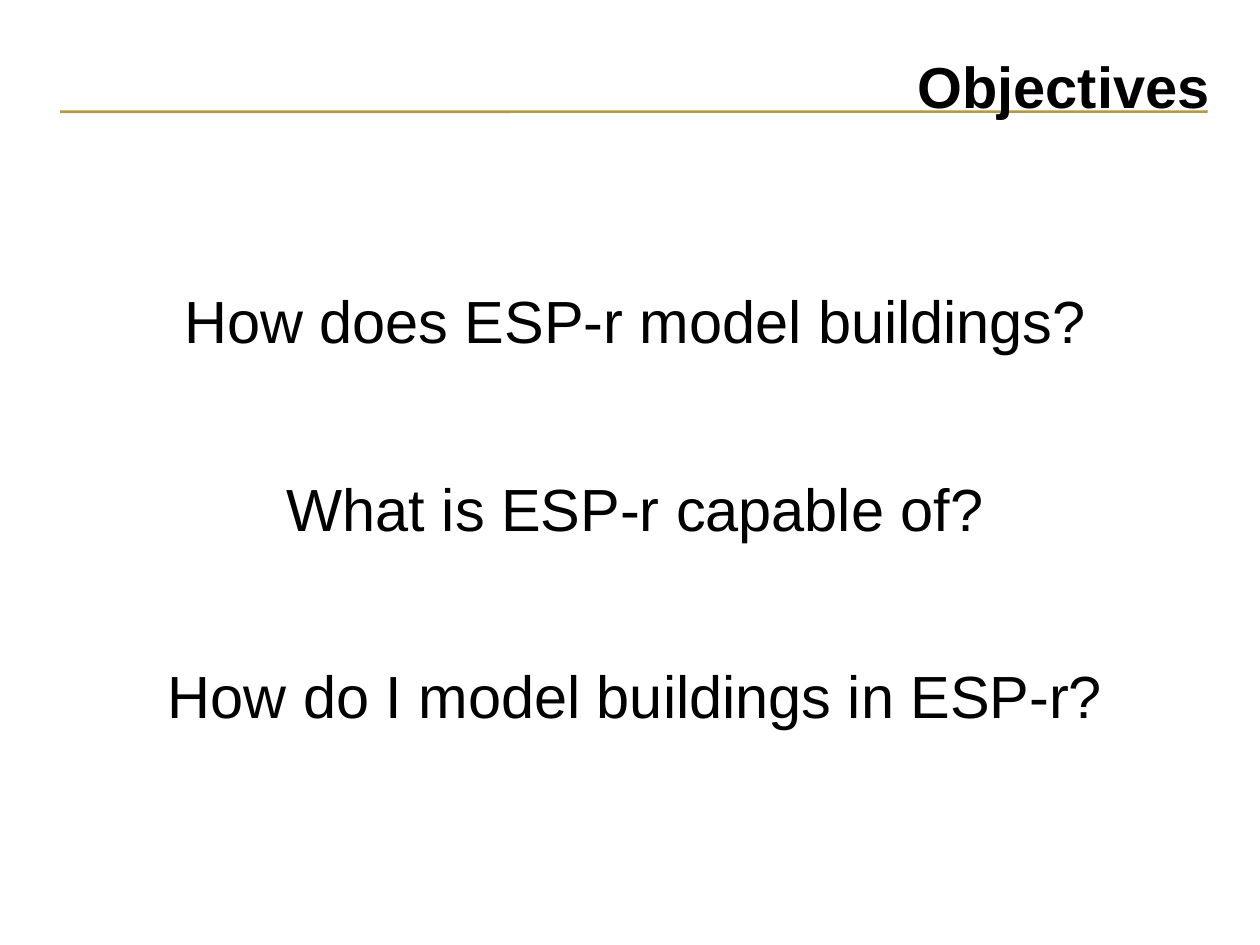
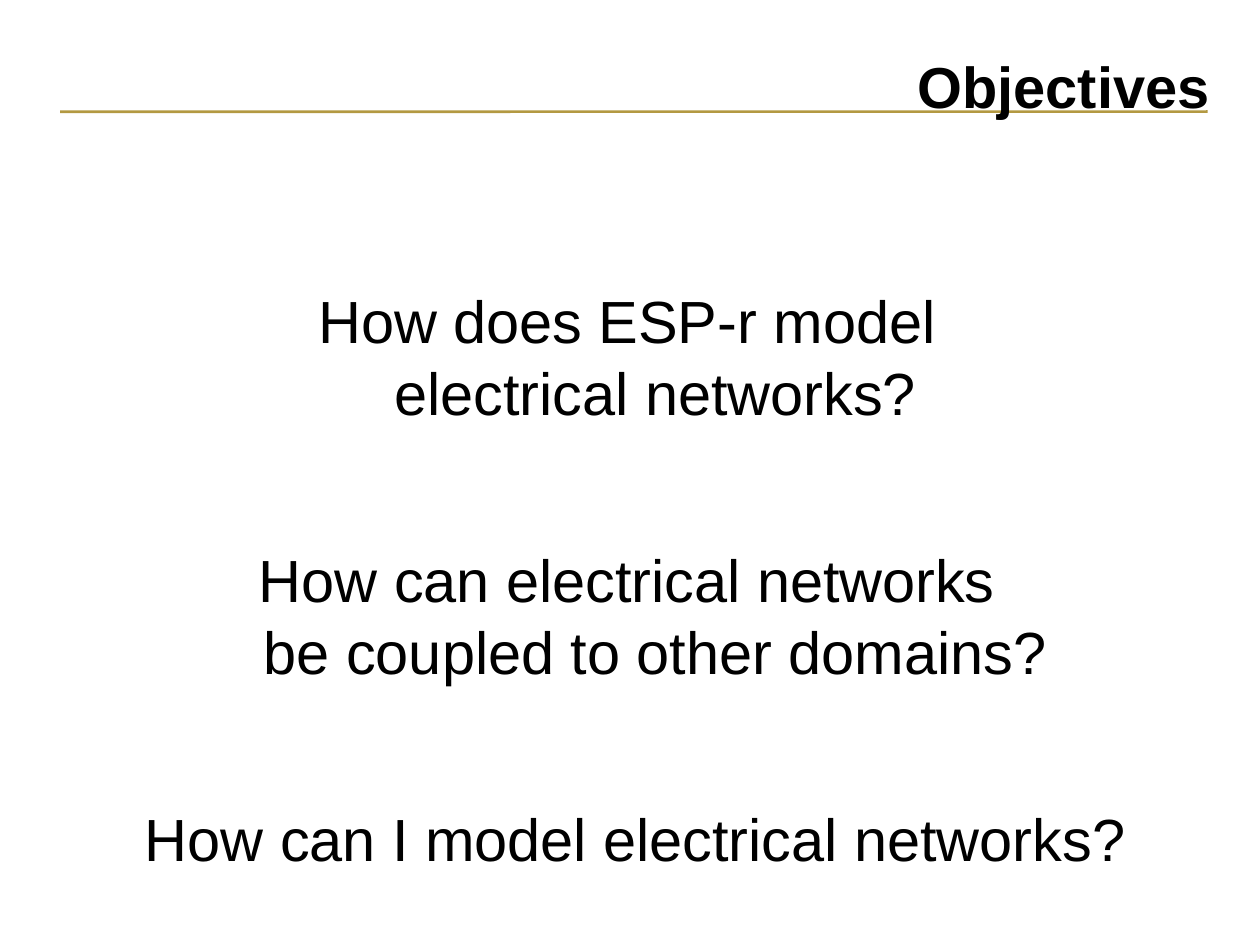
Before and after one commit to ESP-rCommunity/ESPrExtras, a slide deck: slide 2 of training/NRCan_course_materials/elec_network/electric_network.ppt. Drawn at 1260x945 pixels with LibreOffice and Linux fonts; fonts in the diff are those of the drawing. Boxes give left, top, right and bottom in pixels: in the first picture for what was removed or moved away, otherwise in the second. Text is boxed around its words. In the diff, an @@ line names an element or a change of style, - is before the commit and + after.

Commit message:
Updated presentation.

```diff
--- a/training/NRCan_course_materials/elec_network/electric_network.ppt
+++ b/training/NRCan_course_materials/elec_network/electric_network.ppt
@@ text at box(145, 300, 1125, 862): text changed @@
-How does ESP-r model buildings?
-What is ESP-r capable of?
-How do I model buildings in ESP-r?
+How does ESP-r model
+electrical networks?
+How can electrical networks
+be coupled to other domains?
+How can I model electrical networks?
```
Also in this commit, not shown: 10 slides added, 1 slide removed.
